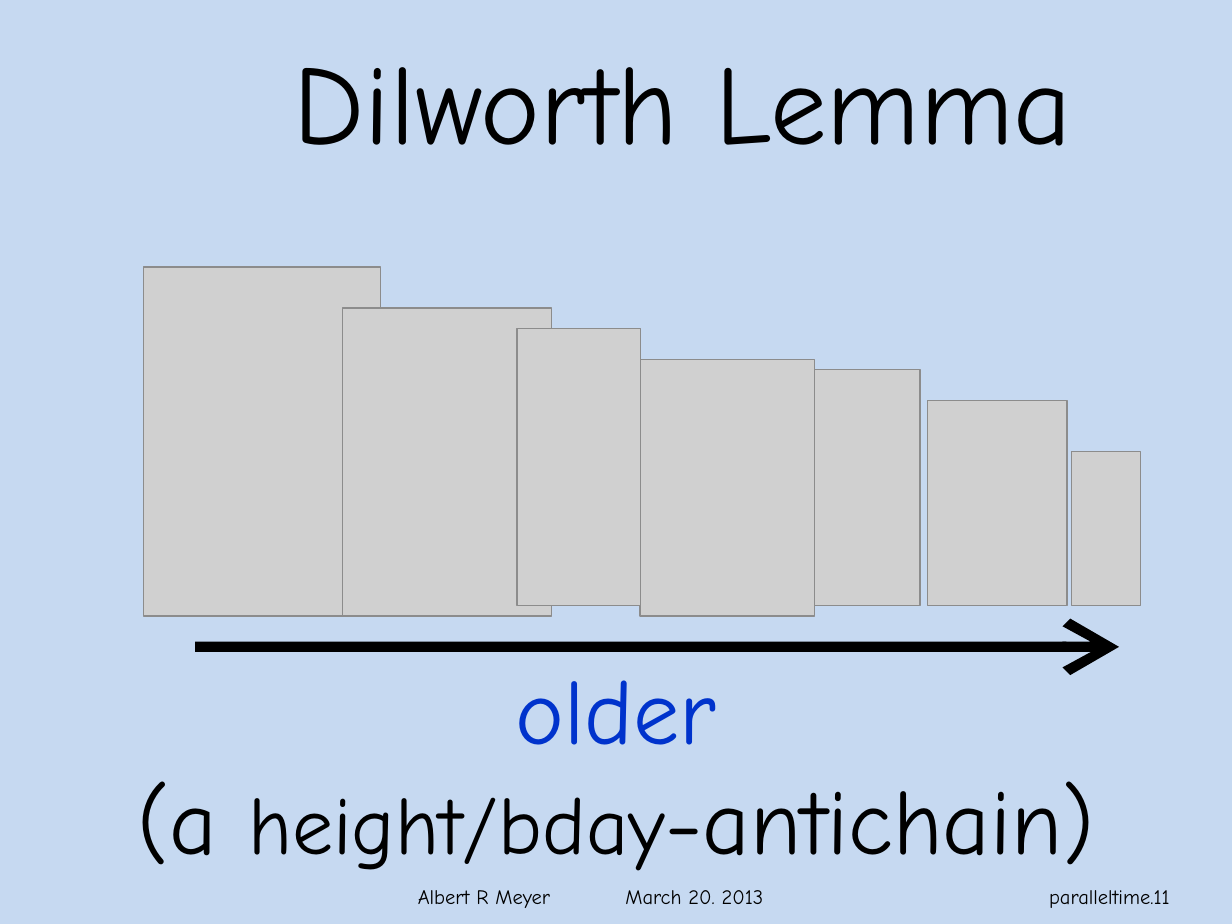
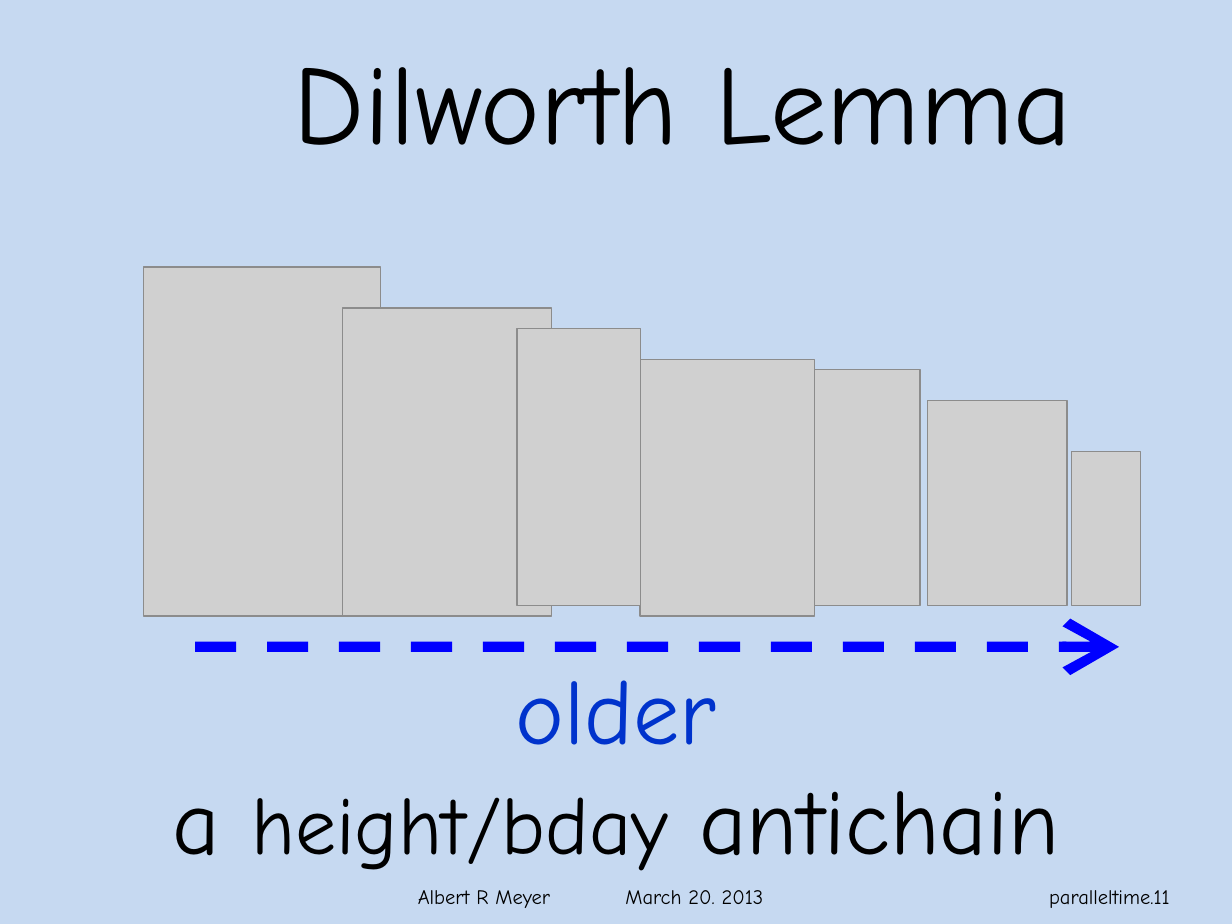
Before and after one commit to armeyer/mcs_web, a slide deck: slide 11 of spring13/slides13/paralleltime.pptx. Drawn at 1232x924 pixels with LibreOffice and Linux fonts; fonts in the diff are those of the drawing; grey boxes stand for pictures; background and template pictures are left out. Boxes give left, top, right and bottom in pixels: in the first picture for what was removed or moved away, otherwise in the second. Text is boxed around its words. In the diff, an @@ line names an element or a change of style, - is before the commit and + after.

Commit message:
add 6 pptx's

```diff
--- a/spring13/slides13/paralleltime.pptx
+++ b/spring13/slides13/paralleltime.pptx
@@ text "older": place and size @@
-text "older" at box(138, 680, 1094, 871)
+text "older" at box(173, 680, 1059, 871)
@@ arrow (195, 647) - (1119, 647): stroke #000000 6 pt to #0000FF 6 pt dashed @@
@@ text at box(173, 791, 1059, 871): text changed; size 54 to 48 pt @@
-(a height/bday-antichain)
+a height/bday antichain
```
Also in this commit, not shown: 2 other slides changed, 6 other files.
